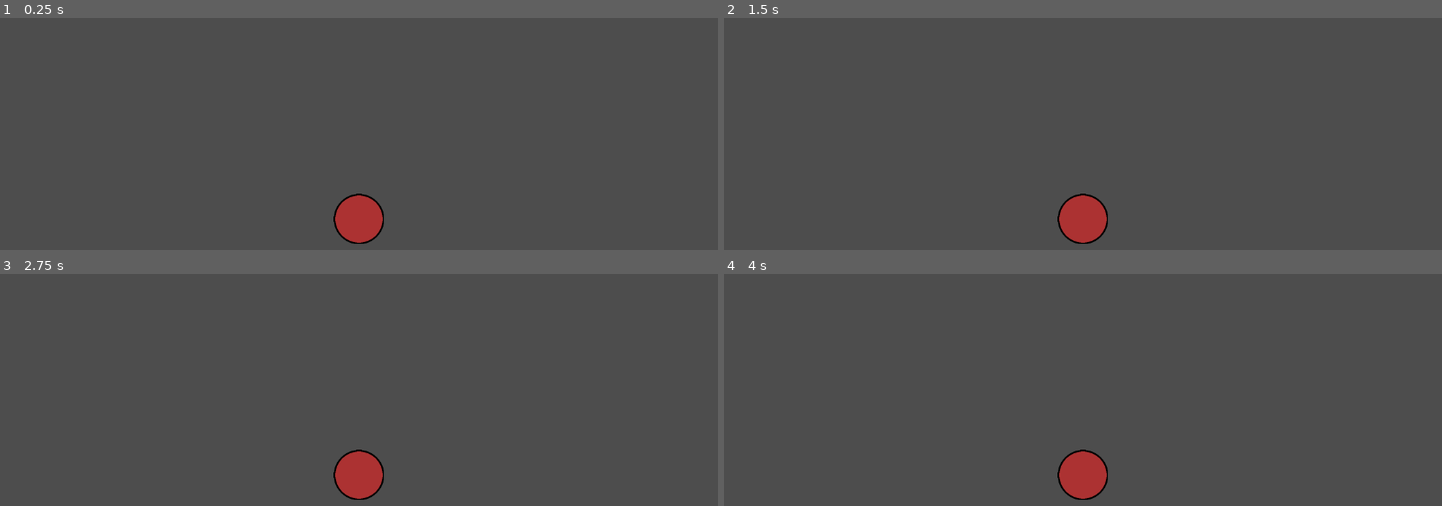
Above: before the commit, frames 1-4 (two rows, left to right).
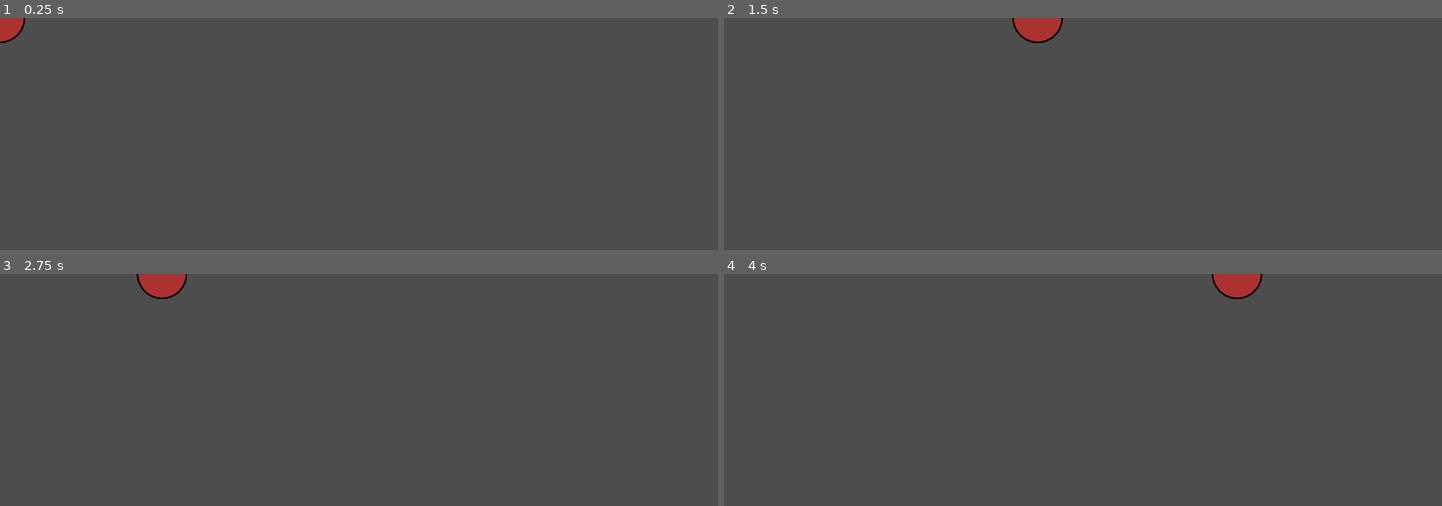
Above: after the commit, the same moments.

Repository: Ovoland/Hamonitha-Orbital-Jam-7
Game: Godot game, scene res://player/player.tscn
The game is run twice, just before and just after one commit, with the same random seed, the same clock (stepped at 60 frames per second) and the same inputs. The project has no main scene, so this scene is started directly.
Inputs:
- Up to frame 1 (0.25 s): no input
- Up to frame 2 (1.5 s): tap Enter (ui_accept) at 0.5, 0.77 s; hold D (move_right) from 0.53 s (still down); tap Space (dash) at 0.6 s; tap Shift (sprint) at 1.35 s
- Up to frame 3 (2.75 s): tap Enter (ui_accept) at 1.52 s; release D (move_right) at 2.03 s; hold A (move_left) from 2.03 s (still down); tap Space (dash) at 2.1 s
- Up to frame 4 (4 s): release A (move_left) at 2.78 s; hold D (move_right) from 2.78 s (still down); tap Shift (sprint) at 2.85 s; tap Enter (ui_accept) at 3.02, 3.77 s; tap Space (dash) at 3.6 s

The runs differ from the first frame. In frame 1, 1.5% of the frame differs, in the area x 0-54%, y 0-98%; in frame 2, 1.8%; in frame 3, 1.8%, in the area x 19-54%, y 0-98%; in frame 4, 1.8%.

Commit message:
added start screen

Diff:
--- a/player/player.tscn
+++ b/player/player.tscn
@@ -35,5 +35,6 @@
 [node name="DashCooldown" type="Timer" parent="."]
 
 [node name="Camera2D" type="Camera2D" parent="."]
+enabled = false
 
 [connection signal="timeout" from="DashTimer" to="." method="_on_dash_timer_timeout"]
--- a/project.godot
+++ b/project.godot
@@ -45,3 +45,8 @@
 "events": [Object(InputEventKey,"resource_local_to_scene":false,"resource_name":"","device":-1,"window_id":0,"alt_press …(191 unchanged characters)…
 ]
 }
+start_game={
+"deadzone": 0.2,
+"events": [Object(InputEventKey,"resource_local_to_scene":false,"resource_name":"","device":-1,"window_id":0,"alt_pressed":false,"shift_pressed":false,"ctrl_pressed":false,"meta_pressed":false,"pressed":false,"keycode":0,"physical_keycode":32,"key_label":0,"unicode":32,"location":0,"echo":false,"script":null)
+]
+}
--- /dev/null
+++ b/start_screen/start_screen.gd
@@ -0,0 +1,12 @@
+extends Node2D
+
+
+# Called when the node enters the scene tree for the first time.
+func _ready() -> void:
+	pass # Replace with function body.
+
+
+# Called every frame. 'delta' is the elapsed time since the previous frame.
+func _process(delta: float) -> void:
+	if Input.is_action_pressed('start_game'):
+		get_tree().change_scene_to_file('res://player/player.tscn')
--- /dev/null
+++ b/start_screen/start_screen.tscn
@@ -0,0 +1,9 @@
+[gd_scene load_steps=3 format=3 uid="uid://duierf7e518ix"]
+
+[ext_resource type="Script" uid="uid://c1oucw8bofc2w" path="res://start_screen/start_screen.gd" id="1_8bm5k"]
+[ext_resource type="PackedScene" uid="uid://bp78oya76jx8n" path="res://start_screen/start_screen_overlay.tscn" id="1_rs4r3"]
+
+[node name="StartScreen" type="Node2D"]
+script = ExtResource("1_8bm5k")
+
+[node name="StartScreenOverlay" parent="." instance=ExtResource("1_rs4r3")]
--- /dev/null
+++ b/start_screen/start_screen_overlay.tscn
@@ -0,0 +1,20 @@
+[gd_scene load_steps=2 format=3 uid="uid://bp78oya76jx8n"]
+
+[ext_resource type="FontFile" uid="uid://cg0depop5oab6" path="res://fonts/AlegreyaSans-Black.ttf" id="1_rs4r3"]
+
+[node name="StartScreenOverlay" type="CanvasLayer"]
+
+[node name="StartScreenMessage" type="Label" parent="."]
+anchors_preset = 7
+anchor_left = 0.5
+anchor_top = 1.0
+anchor_right = 0.5
+anchor_bottom = 1.0
+offset_left = -391.5
+offset_top = -100.0
+offset_right = 391.5
+grow_horizontal = 2
+grow_vertical = 0
+theme_override_fonts/font = ExtResource("1_rs4r3")
+theme_override_font_sizes/font_size = 100
+text = "Press Space to start"
Binary file added: fonts/AlegreyaSans-Black.ttf
Not shown, added: fonts/AlegreyaSans-Black.ttf.import
Not shown, added: start_screen/start_screen.gd.uid
